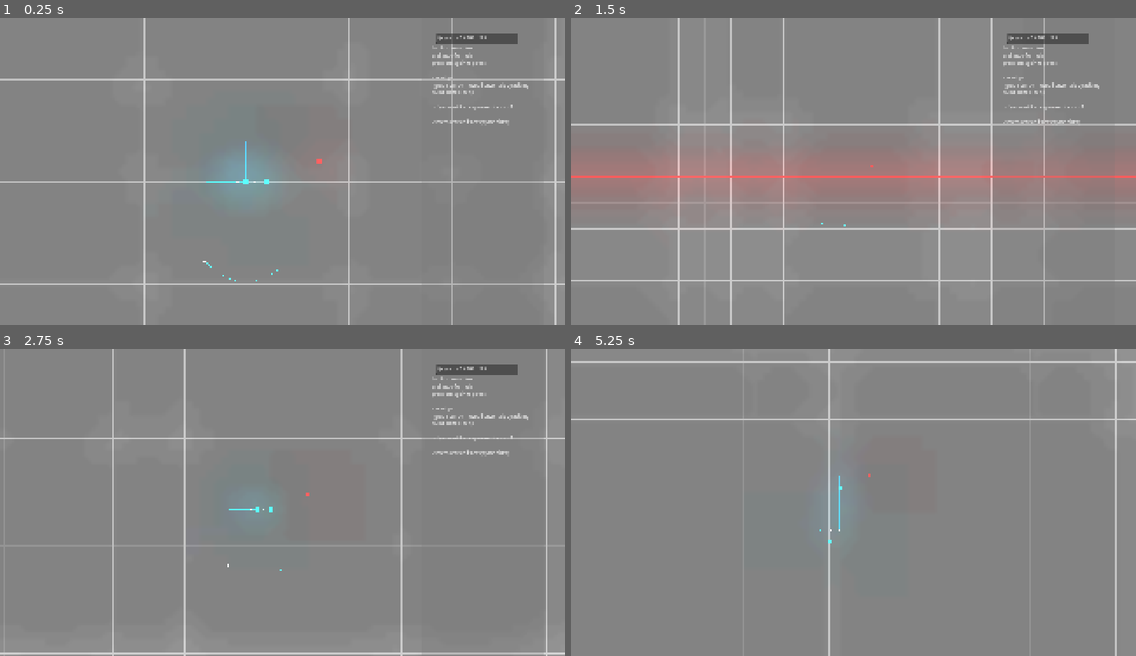
Above: before the commit, frames 1-4 (two rows, left to right).
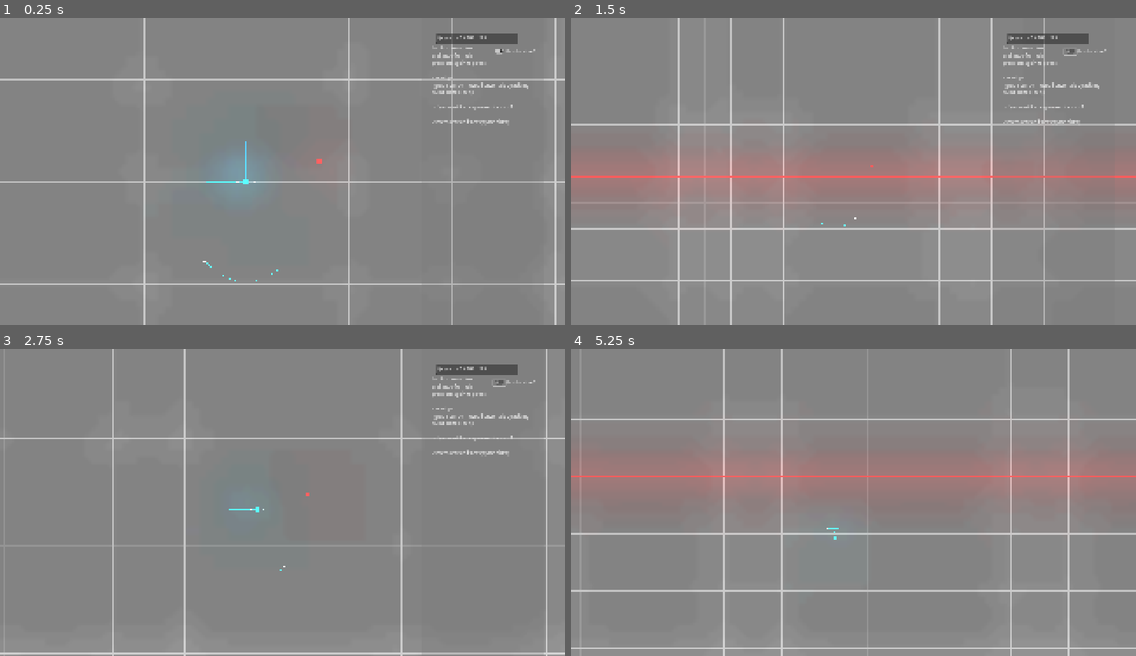
Above: after the commit, the same moments.

Repository: boiiiiiiiii12355/graph-combat
Game: Godot game, scene res://Scenes/game.tscn
The game is run twice, just before and just after one commit, with the same random seed, the same clock (stepped at 60 frames per second) and the same inputs. The engine's default icon, where the game draws it, is replaced by a stand-in: a white triangle on a blue panel in a dark square.
Inputs (mouse positions are in pixels of both pictures, inside the frame that each line leads up to):
- Up to frame 1 (0.25 s): no input
- Up to frame 2 (1.5 s): click (1068, 51) at 0.5 s, where only the run after the commit has a clickable "flip direction?"; move the mouse to (977, 156) at 1.27 s; hold D (right) from 1.28 s (still down); tap Mouse wheel down (zoom in) at 1.35 s
- Up to frame 3 (2.75 s): move the mouse to (169, 517) at 2.02 s; release D (right) at 2.03 s; hold A (left) from 2.03 s (still down); tap Mouse wheel up (zoom out) at 2.1 s
- Up to frame 4 (5.25 s): move the mouse to (910, 434) at 2.77 s; release A (left) at 2.78 s; hold D (right) 2.78-4.28 s; tap Mouse wheel down (zoom in) at 2.85, 4.35 s; move the mouse to (825, 563) at 3.52 s; tap Mouse wheel up (zoom out) at 3.6, 5.1 s; move the mouse to (1023, 548) at 4.27 s; hold A (left) from 4.28 s (still down); tap Tab (pause) at 4.9 s; move the mouse to (684, 456) at 5.02 s

The runs differ from the first frame. In frame 1, less than 0.1% of the frame differs, in the area x 46-95%, y 10-55%; in frame 2, less than 0.1%; in frame 3, less than 0.1%; in frame 4, 13%, in the area x 0-100%, y 0-100%.

Commit message:
Update player.tscn, ui.tscn, game_master.gd, and 2 more files

Diff:
--- a/Scenes/player.tscn
+++ b/Scenes/player.tscn
@@ -1,10 +1,9 @@
-[gd_scene load_steps=10 format=3 uid="uid://cl3mk4vqd4f8d"]
+[gd_scene load_steps=8 format=3 uid="uid://cl3mk4vqd4f8d"]
 
 [ext_resource type="Script" uid="uid://dp1jb811rclfc" path="res://scripts/player.gd" id="1_cvnsp"]
 [ext_resource type="PackedScene" uid="uid://c4ciaybjo0ryg" path="res://Scenes/player_rig.tscn" id="2_vgqql"]
 [ext_resource type="AudioStream" uid="uid://dscw51wg5x2vs" path="res://sound_effects/hitHurt.wav" id="3_6t5aa"]
 [ext_resource type="PackedScene" uid="uid://dgjclwvvpd10f" path="res://Scenes/hit_particle.tscn" id="4_vgqql"]
-[ext_resource type="Texture2D" uid="uid://chhodrxbdbmcs" path="res://sprite_sheet/beta_sprite_sheet.svg" id="5_fkybt"]
 
 [sub_resource type="PhysicsMaterial" id="PhysicsMaterial_cvnsp"]
 bounce = 0.5
@@ -15,10 +14,7 @@
 [sub_resource type="RectangleShape2D" id="RectangleShape2D_cvnsp"]
 size = Vector2(18.0625, 17.96875)
 
-[sub_resource type="RectangleShape2D" id="RectangleShape2D_fkybt"]
-size = Vector2(14.5, 14.5)
-
-[node name="Player" type="RigidBody2D" node_paths=PackedStringArray("ruler_x", "ruler_y", "player_rig", "graph", "hit_particle_effect", "hit_sound")]
+[node name="Player" type="RigidBody2D" node_paths=PackedStringArray("ruler_x", "ruler_y", "player_rig", "graph", "oracle_agent", "hit_particle_effect", "hit_sound")]
 collision_layer = 2
 collision_mask = 3
 mass = 0.1
@@ -28,6 +24,7 @@
 ruler_y = NodePath("Rulers/x")
 player_rig = NodePath("player_rig")
 graph = NodePath("Rulers/graph")
+oracle_agent = NodePath("")
 hit_particle_effect = NodePath("GPUParticles2D")
 hit_sound = NodePath("HitHurt")
 
@@ -70,18 +67,4 @@
 
 [node name="GPUParticles2D" parent="." instance=ExtResource("4_vgqql")]
 
-[node name="Oracle" type="RigidBody2D" parent="."]
-process_mode = 3
-position = Vector2(51, 0)
-
-[node name="BetaSpriteSheet" type="Sprite2D" parent="Oracle"]
-position = Vector2(-7.6293945e-06, -2.9802322e-08)
-scale = Vector2(0.030610938, 0.030610938)
-texture = ExtResource("5_fkybt")
-region_enabled = true
-region_rect = Rect2(283.5, 102, 491, 489)
-
-[node name="CollisionShape2D" type="CollisionShape2D" parent="Oracle"]
-shape = SubResource("RectangleShape2D_fkybt")
-
 [connection signal="area_entered" from="Area2D" to="." method="_on_area_2d_area_entered"]
--- a/Scenes/ui.tscn
+++ b/Scenes/ui.tscn
@@ -56,7 +56,7 @@
 &"resume": SubResource("Animation_nf4gj")
 }
 
-[node name="UI" type="Control" node_paths=PackedStringArray("anim_player", "dir_input")]
+[node name="UI" type="Control" node_paths=PackedStringArray("dir_toggle", "anim_player", "dir_input")]
 process_mode = 3
 layout_mode = 3
 anchors_preset = 15
@@ -65,6 +65,7 @@
 grow_horizontal = 2
 grow_vertical = 2
 script = ExtResource("1_jxero")
+dir_toggle = NodePath("input/opposite direction")
 anim_player = NodePath("AnimationPlayer")
 dir_input = NodePath("input/input")
 
@@ -89,7 +90,7 @@
 offset_bottom = 1080.0
 color = Color(0.45490196, 0.45490196, 0.45490196, 1)
 
-[node name="Label2" type="Label" parent="input"]
+[node name="tips" type="Label" parent="input"]
 layout_mode = 0
 offset_left = 1588.0
 offset_top = 94.0
@@ -107,6 +108,21 @@
 
 - forcos and sin its cos(x) and sin(x)"
 
+[node name="opposite direction" type="CheckButton" parent="input"]
+layout_mode = 0
+offset_left = 1803.0
+offset_top = 106.0
+offset_right = 1847.0
+offset_bottom = 130.0
+button_pressed = true
+
+[node name="Label" type="Label" parent="input/opposite direction"]
+layout_mode = 0
+offset_left = 44.0
+offset_right = 150.0
+offset_bottom = 23.0
+text = "flip direction?"
+
 [node name="input" type="TextEdit" parent="input"]
 layout_mode = 0
 offset_left = 1604.0
@@ -120,6 +136,7 @@
 
 [node name="graph_update" type="Timer" parent="input"]
 
+[connection signal="toggled" from="input/opposite direction" to="." method="_on_opposite_direction_toggled"]
 [connection signal="mouse_entered" from="input/input" to="." method="_on_input_mouse_entered"]
 [connection signal="mouse_exited" from="input/input" to="." method="_on_input_mouse_exited"]
 [connection signal="text_changed" from="input/input" to="." method="_on_text_edit_text_changed"]
--- a/scripts/game_master.gd
+++ b/scripts/game_master.gd
@@ -13,6 +13,7 @@
 
 
 func time_speed_set(_0to1_ : float):
+	print("set")
 	time_value = _0to1_
 
 func juice(camera : Camera2D):
--- a/scripts/player.gd
+++ b/scripts/player.gd
@@ -31,43 +31,55 @@
 func _physics_process(delta: float) -> void:
 	ruler()
 	hit_sound.pitch_scale = lerp(hit_sound.pitch_scale, Engine.time_scale, 0.2)
-	if paused == false:
-		movement()
-		oracle(false)
-	else:
-		oracle(true)
 
 
 var move_on_graph = false
 var accel = 600
-func movement():
-	if not path_follow.progress == graph_end:
-		gravity_scale = 0
-		R_arm.gravity_scale = 0
-		L_arm.gravity_scale = 0
-		body.freeze = false
-		rope_ride()
-		anim_control("grab_graph")
+func movement(graph_zip_dir : String):
+	if graph_zip_dir == "right":
+		if not path_follow.progress >= graph_end:
+			gravity_scale = 0
+			R_arm.gravity_scale = 0
+			L_arm.gravity_scale = 0
+			body.freeze = false
+			rope_ride(graph_zip_dir)
+		else:
+			let_go()
+
+	elif graph_zip_dir == "left":
+		if not path_follow.progress <= 0:
+			gravity_scale = 0
+			R_arm.gravity_scale = 0
+			L_arm.gravity_scale = 0
+			body.freeze = false
+			rope_ride(graph_zip_dir)
+		else:
+			let_go()
+
+#run this when reaching end of graph
+func let_go():
+	gravity_scale = .3
+	R_arm.gravity_scale = .3
+	L_arm.gravity_scale = .3
+	body.global_position = lerp(body.global_position, global_position, 0.1)
+	body.freeze = true
+	anim_control("let_go")
 
 
-	else:
-		gravity_scale = .3
-		R_arm.gravity_scale = .3
-		L_arm.gravity_scale = .3
-		body.global_position = lerp(body.global_position, global_position, 0.1)
-		body.freeze = true
-		anim_control("let_go")
-
 var stored_momentum : Vector2
-func rope_ride():
+var graph_zip_speed : int = 10
+func rope_ride(graph_zip_dir : String):
 	var vel = (path_follow.global_position - global_position)
 	linear_velocity = vel * 100
 	angular_velocity += -(rotation - path_follow.rotation) * 10
 	R_arm.global_position = lerp(R_arm.global_position, path_follow.global_position, 0.7)
 	L_arm.global_position = lerp(L_arm.global_position, path_follow.global_position, 0.7)
 	stored_momentum = linear_velocity
-	path_follow.progress += 10
 
+	if graph_zip_dir == "left":
+		path_follow.progress -= graph_zip_speed
+	elif graph_zip_dir == "right":
+		path_follow.progress += graph_zip_speed
 
 
 var R_arm : RigidBody2D
@@ -139,16 +151,8 @@
 
 #oracle predicts player movement when paused (not done yet)
 @export var oracle_agent : RigidBody2D
-var last_paused = false
 func oracle(switch : bool):
-	if switch:
-		path_follow.progress += 10
-		last_paused = true
-		oracle_agent.freeze = false
-
-	elif last_paused == true:
-		last_paused = false
-		oracle_agent.freeze = true
+	pass
 
 
 func update_graph(pt, req):
--- a/scripts/ui.gd
+++ b/scripts/ui.gd
@@ -4,8 +4,8 @@
 @export var view : Viewport
 func _ready() -> void:
 	_on_text_edit_text_changed()
+	get_tree().paused = true
 	paused = true
-	get_tree().paused = true
 	anim_player.play("pause")
 
 
@@ -15,16 +15,27 @@
 		if Input.is_action_just_pressed("pause") and paused == false:
 			paused = true
 			get_tree().paused = true
-			gamemaster.time_speed_set(0.1)
 			anim_player.play("pause")
 
 		elif Input.is_action_just_pressed("pause") and paused == true:
 			paused = false
 			get_tree().paused = false
-			gamemaster.time_speed_set(1)
 			anim_player.play("resume")
 	player.graphing()
 	player.paused = paused
+	check_dir_time()
+
+#responsible for checking both time and direction of graph slide
+@export var dir_toggle : CheckButton
+func check_dir_time():
+	if not paused:
+		if dir_toggle.button_pressed:
+			var dir = "right"
+			player.movement(dir)
+		else:
+			var dir = "left"
+			player.movement(dir)
+
 
 @export var anim_player : AnimationPlayer
 func calc_y(x):
@@ -54,8 +65,6 @@
 var y_error
 var x_error
 func _on_text_edit_text_changed() -> void:
-	player.path_follow.progress = 0
-
 	y_check.compile("(?<= =).*")
 	x_check.compile("(?<=f\\().*?(?=\\))")
 
@@ -83,3 +92,10 @@
 
 func _on_mag_button_down() -> void:
 	player.movement()
+
+
+func _on_opposite_direction_toggled(toggled_on: bool) -> void:
+	if toggled_on:
+		player.path_follow.progress = 0
+	else:
+		player.path_follow.progress = player.graph_end
